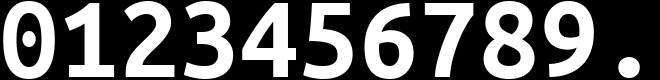
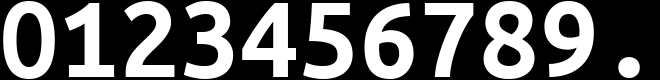
Comparing the layer stacks of the two 660 × 80 images. Changes:
painted on "0123456789." over [22, 31, 36, 47]
